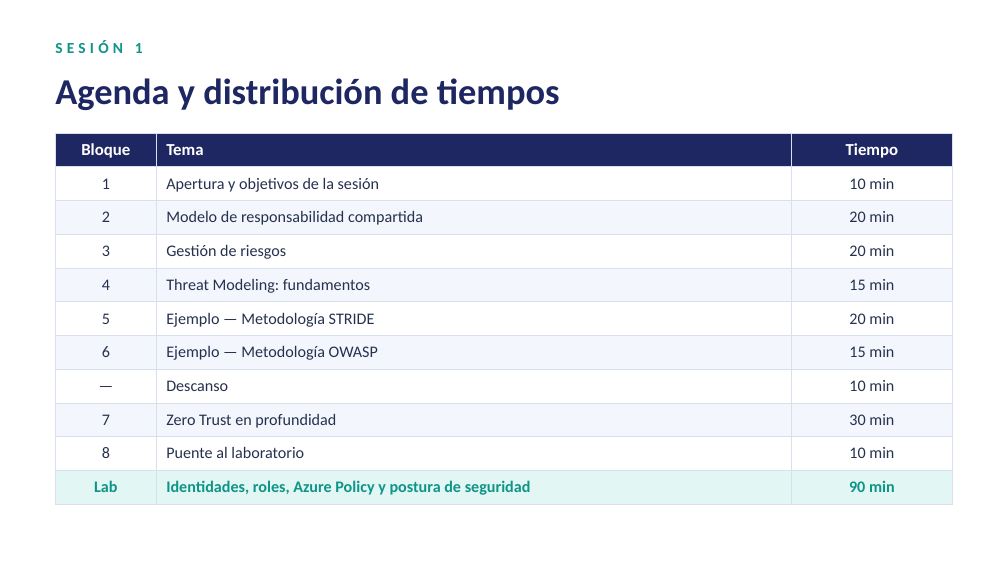
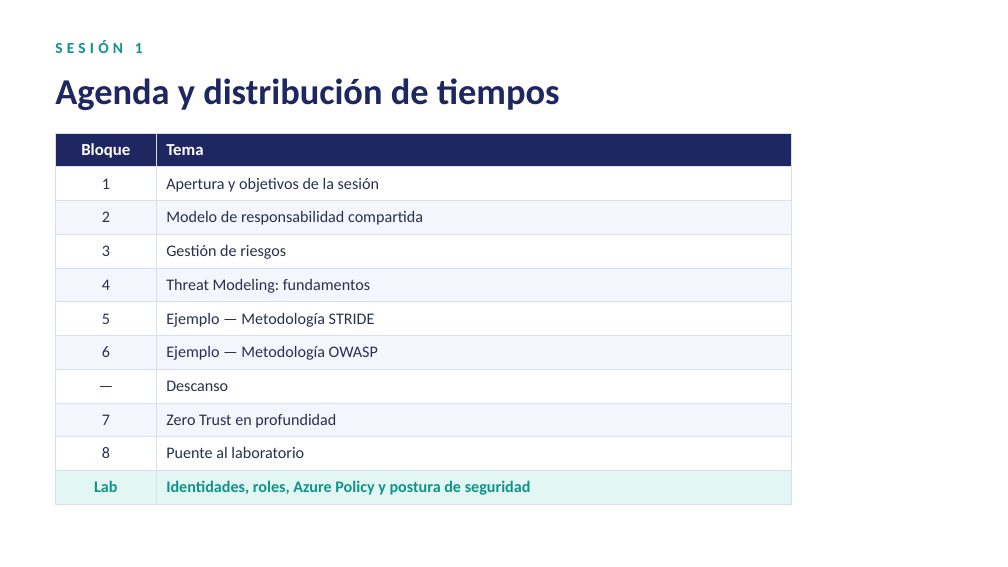
Before and after one commit to malevarro/DevSecOps2026, a slide deck: slide 2 of Presentaciones/Sesion1_SecOps.pptx. Drawn at 1008x567 pixels with LibreOffice and Linux fonts; fonts in the diff are those of the drawing. Boxes give left, top, right and bottom in pixels: in the first picture for what was removed or moved away, otherwise in the second. Text is boxed around its words. In the diff, an @@ line names an element or a change of style, - is before the commit and + after.

```diff
--- a/Presentaciones/Sesion1_SecOps.pptx
+++ b/Presentaciones/Sesion1_SecOps.pptx
@@ table at box(55, 133, 791, 504) @@
-column 3: Tiempo | 10 min | 20 min | 20 min | 15 min | 20 min | 15 min | 10 min | 30 min | 10 min | 90 min
@@ table: place and size @@
-table at box(55, 133, 953, 499)
+table at box(55, 133, 791, 504)
```
Also in this commit, not shown: 5 other slides changed, 1 other file.
